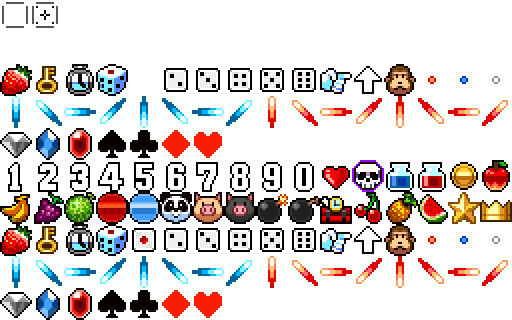
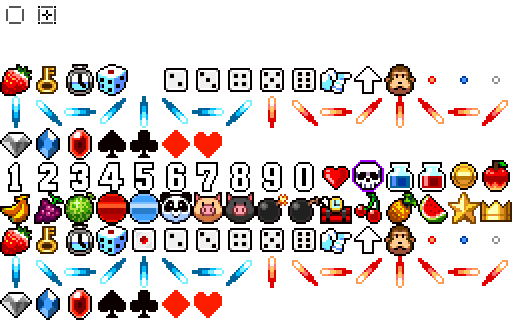
Layers edited between the first and the second (512, 320) image:
painted on "貼り付けられたレイヤー" over [2, 2, 58, 28]
